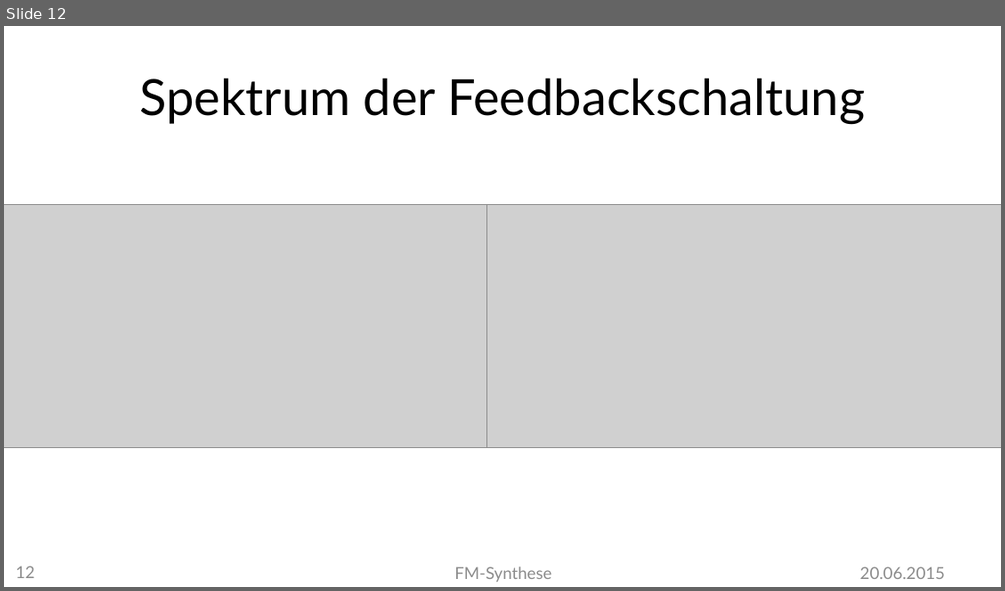
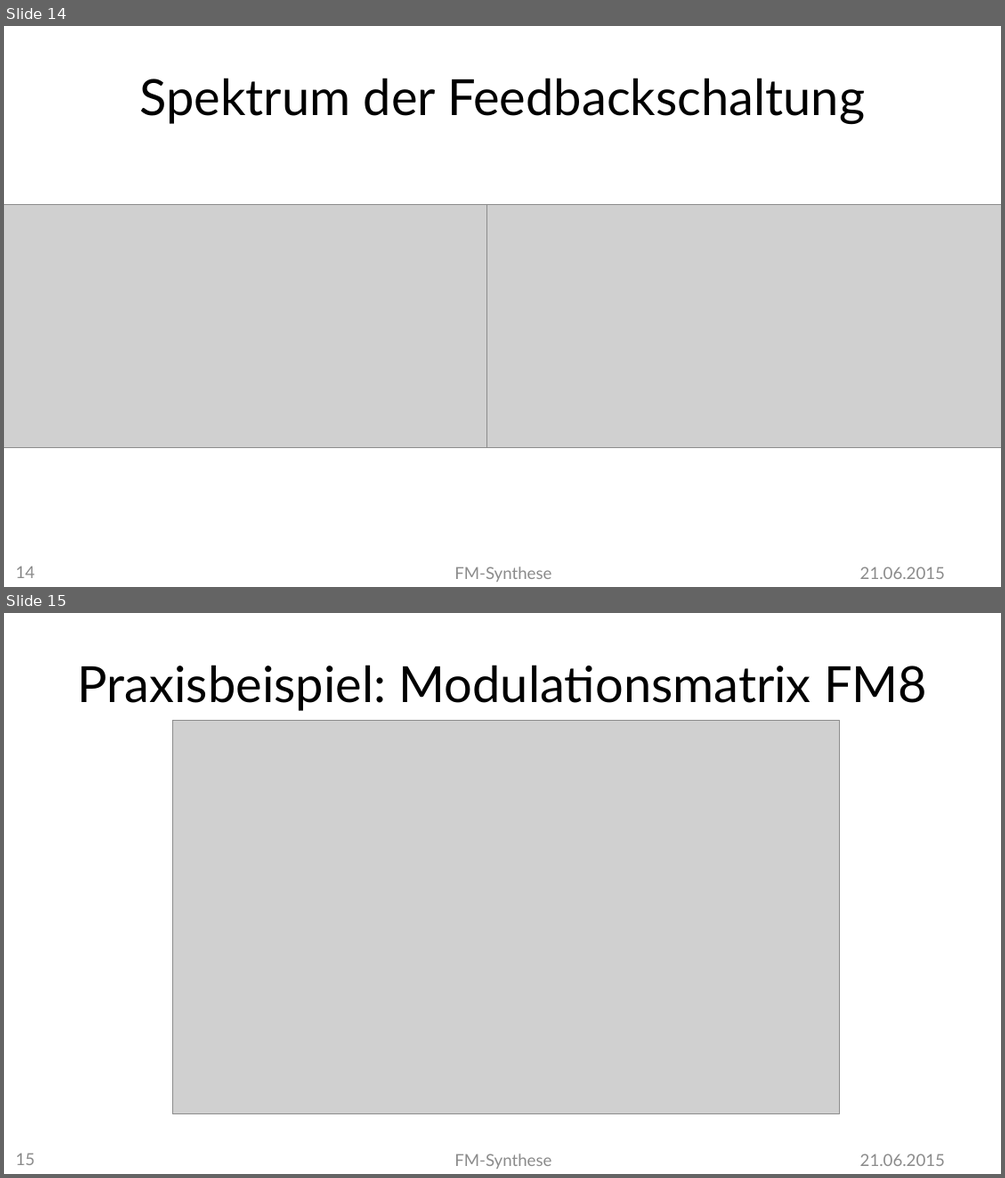
Before and after one commit to MBulli/VSeminar, a slide deck: Praesentation/FMSynthese-Matze.pptx. Shown one above the other, each under a label of ours: slide 12 before the commit, slides 14 and 15 after it. The pictures are 1005x591 and 1005x1178 pixels, drawn with LibreOffice and Linux fonts; fonts in the diff are those of the drawing; grey boxes stand for pictures; background and template pictures are left out. Boxes give left, top, right and bottom in pixels: in the first picture for what was removed or moved away, otherwise in the second. Text is boxed around its words. In the diff, an @@ line names an element or a change of style, - is before the commit and + after.

```diff
--- a/Praesentation/FMSynthese-Matze.pptx
+++ b/Praesentation/FMSynthese-Matze.pptx
@@ slide 15 added at [4, 613, 1001, 1174], background #FFFFFF @@
@@ title added at [78, 665, 927, 711], 36 pt, text #000000 @@
+Praxisbeispiel: Modulationsmatrix FM8
@@ picture added at [172, 721, 838, 1113] @@
@@ page number added at [16, 1152, 35, 1165], 12 pt, text #8C8C8C @@
+15
@@ text added at [454, 1153, 551, 1168], 12 pt, text #8C8C8C @@
+FM-Synthese
@@ text added at [860, 1153, 945, 1166], 12 pt, text #8C8C8C @@
+21.06.2015
@@ what was slide 12 is now slide 14 @@
@@ slide 14 changed as well @@
@@ page number at [16, 565, 35, 578]: text changed @@
-12
+14
@@ text at [860, 566, 945, 579]: text changed @@
-20.06.2015
+21.06.2015
```
Also in this commit, not shown: 10 other slides changed, 2 other slides added, 1 other file.
